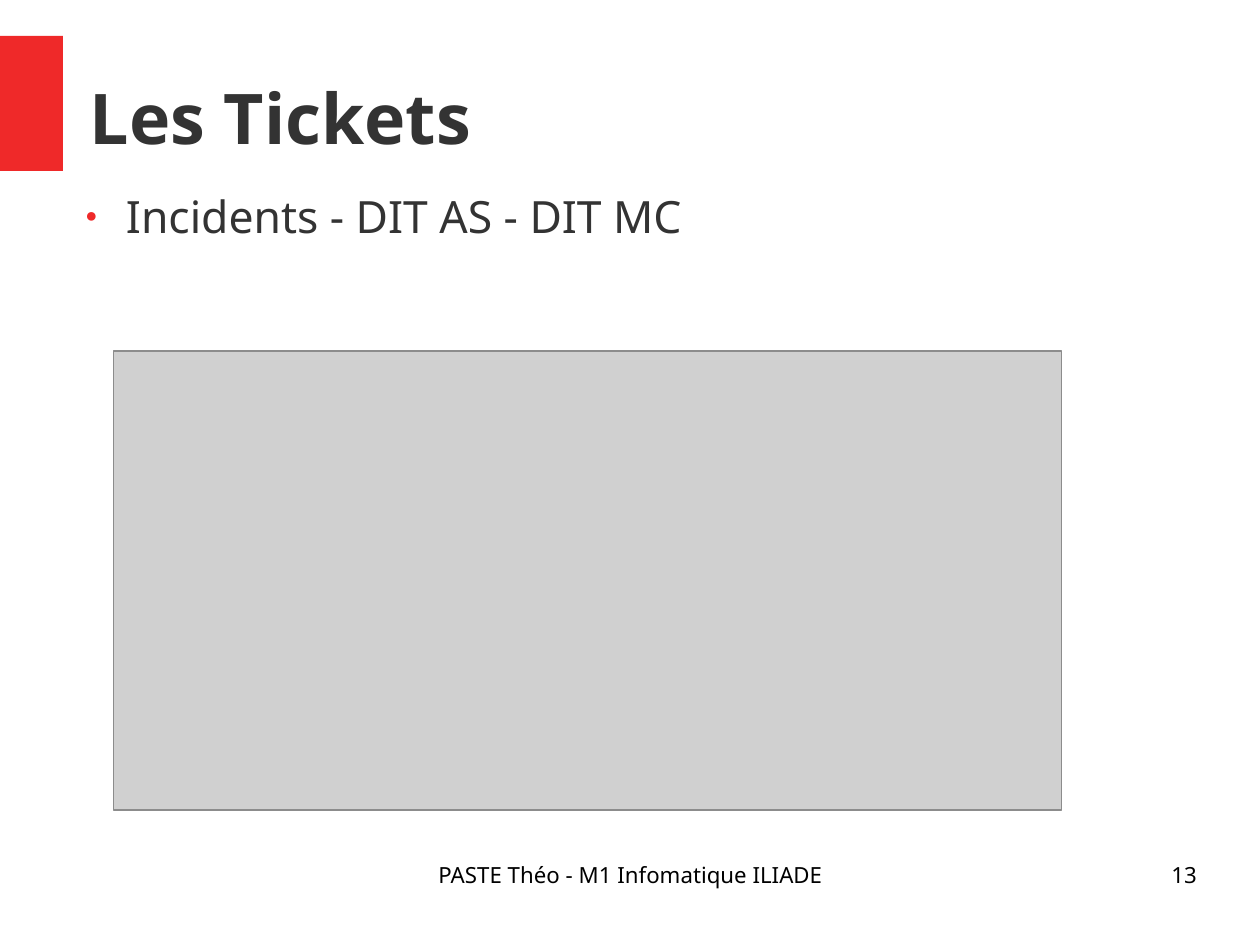
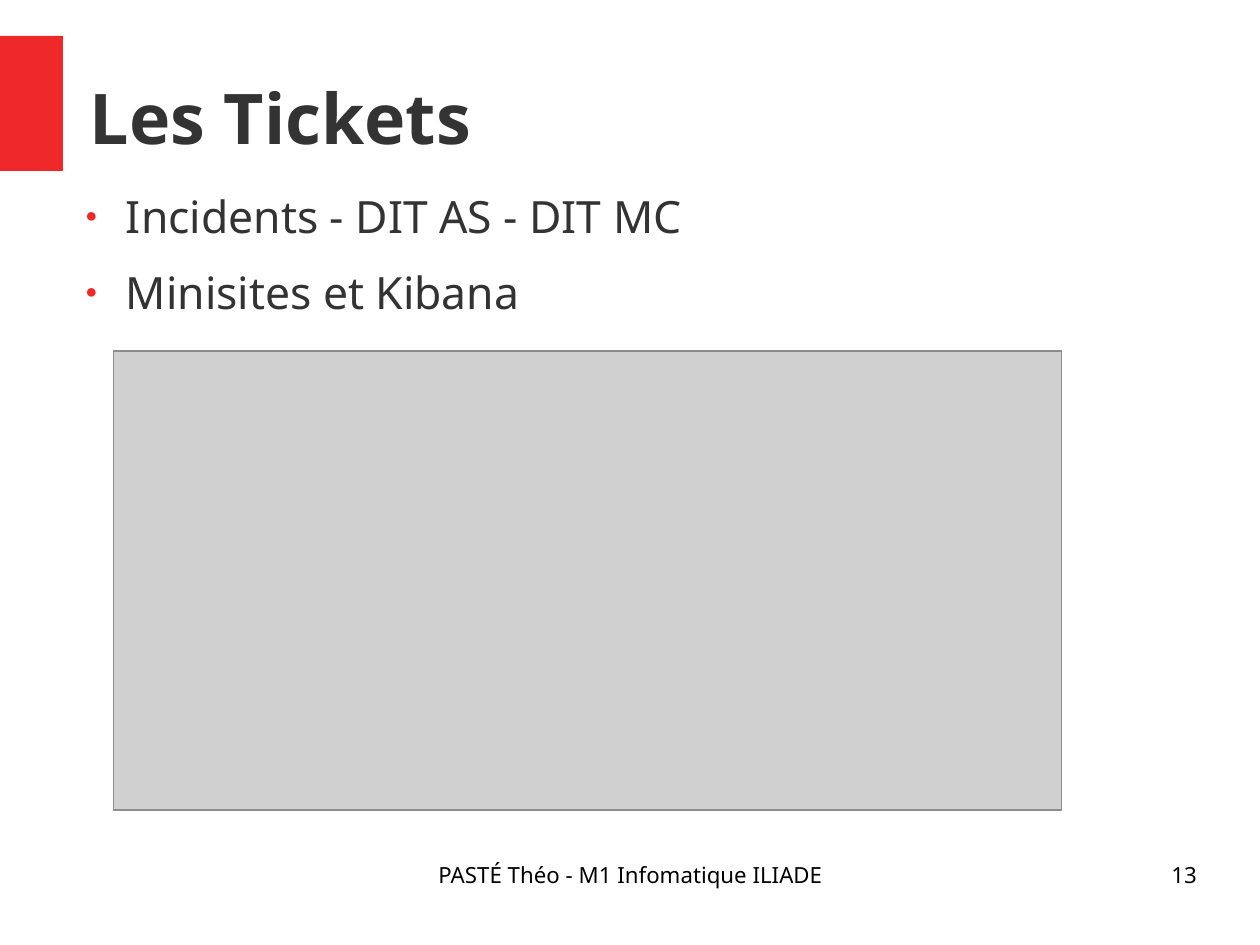
Before and after one commit to Narrateur/Rapport_de_Stage_M1, a slide deck: slide 13 of .gitbook/assets/Presentation_PASTE_Theo.odp. Drawn at 1260x945 pixels with LibreOffice and Linux fonts; fonts in the diff are those of the drawing; grey boxes stand for pictures. Boxes give left, top, right and bottom in pixels: in the first picture for what was removed or moved away, otherwise in the second. Text is boxed around its words. In the diff, an @@ line names an element or a change of style, - is before the commit and + after.

```diff
--- a/.gitbook/assets/Presentation_PASTE_Theo.odp
+++ b/.gitbook/assets/Presentation_PASTE_Theo.odp
@@ text at (126, 275, 520, 310): paragraph added @@
+● Minisites et Kibana
@@ text at (438, 862, 823, 888): text changed @@
-PASTE Théo - M1 Infomatique ILIADE
+PASTÉ Théo - M1 Infomatique ILIADE
```
Also in this commit, not shown: 16 other slides changed, 3 other files.
